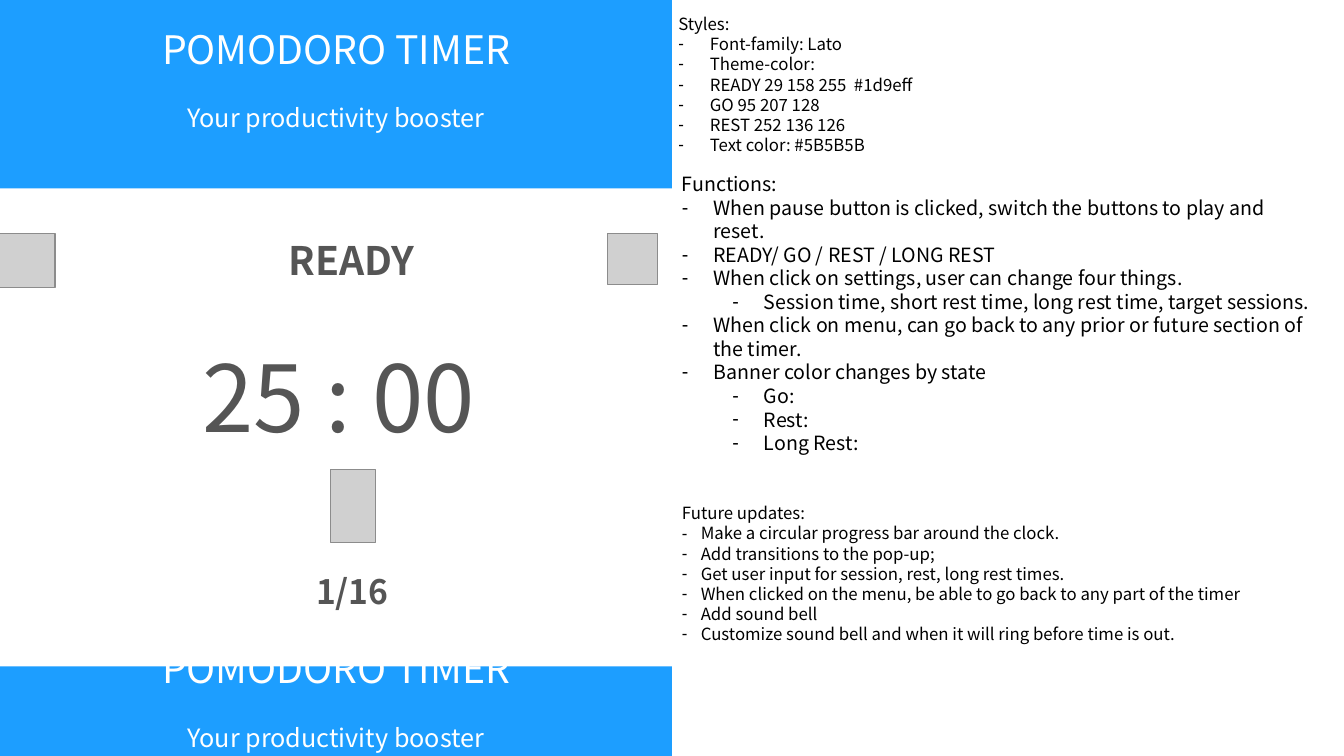
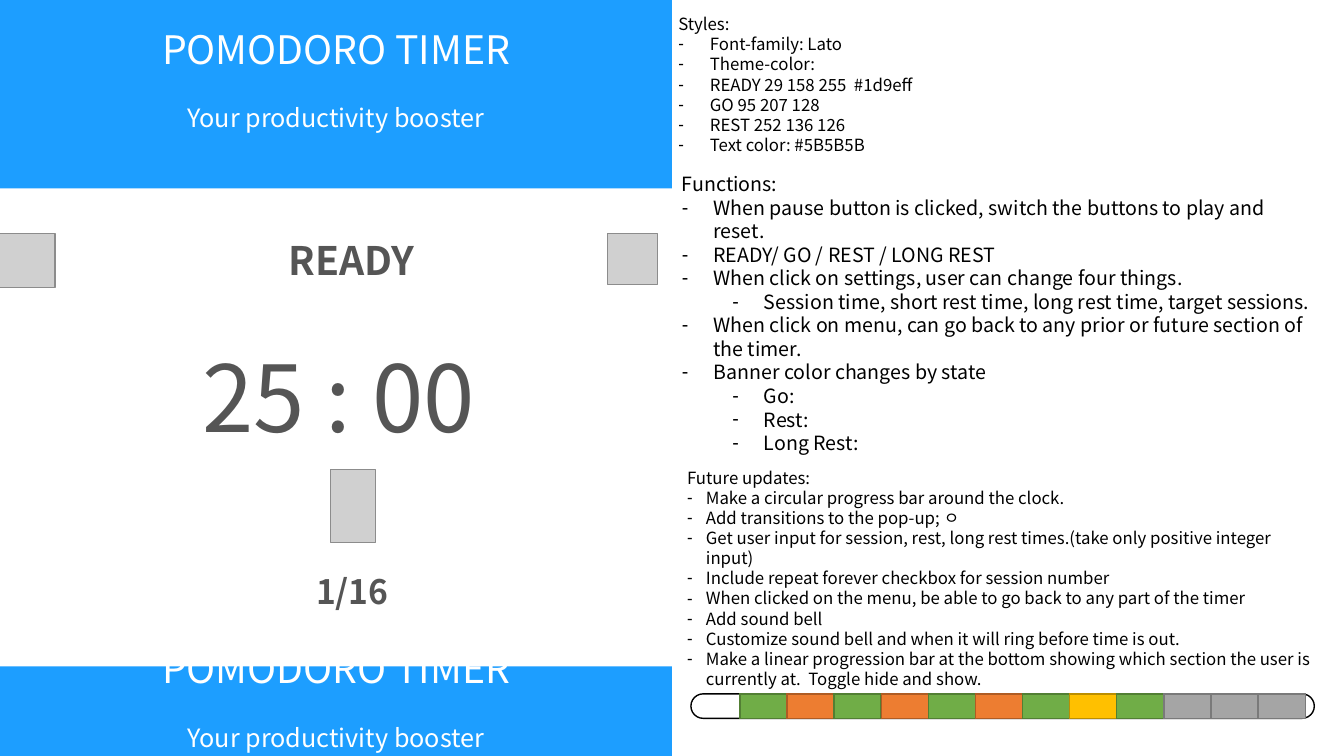
Before and after one commit to sgi105/pomodoro, a slide deck: slide 1 of design/design.pptx. Drawn at 1344x756 pixels with LibreOffice and Linux fonts; fonts in the diff are those of the drawing; grey boxes stand for pictures; background and template pictures are left out. Boxes give left, top, right and bottom in pixels: in the first picture for what was removed or moved away, otherwise in the second. Text is boxed around its words. In the diff, an @@ line names an element or a change of style, - is before the commit and + after.

```diff
--- a/design/design.pptx
+++ b/design/design.pptx
@@ text "Future updates:": place and size @@
-text "Future updates:" at bbox=[682, 505, 1240, 645]
+text "Future updates:" at bbox=[687, 470, 1309, 690]
@@ text at bbox=[706, 507, 1271, 588]: text changed @@
-– Add transitions to the pop-up;
-– Get user input for session, rest, long rest times.
+– Add transitions to the pop-up; ㅇ
+– Get user input for session, rest, long rest times.(take only positive integer input)
+– Include repeat forever checkbox for session number
@@ text at bbox=[706, 648, 1309, 690]: paragraph added @@
+– Make a linear progression bar at the bottom showing which section the user is currently at. Toggle hide and show.
@@ rounded rectangle added at bbox=[691, 694, 1314, 718], outline #000000 1 pt @@
@@ rectangle added at bbox=[740, 694, 787, 718], fill #70AD47, outline #538035 1 pt @@
@@ rectangle added at bbox=[787, 694, 835, 718], fill #ED7D31, outline #AF5C24 1 pt @@
@@ rectangle added at bbox=[834, 694, 881, 718], fill #70AD47, outline #538035 1 pt @@
@@ rectangle added at bbox=[881, 694, 929, 718], fill #ED7D31, outline #AF5C24 1 pt @@
@@ rectangle added at bbox=[929, 694, 976, 718], fill #70AD47, outline #538035 1 pt @@
@@ rectangle added at bbox=[976, 694, 1023, 718], fill #ED7D31, outline #AF5C24 1 pt @@
@@ rectangle added at bbox=[1022, 694, 1070, 718], fill #70AD47, outline #538035 1 pt @@
@@ rectangle added at bbox=[1070, 694, 1117, 718], fill #FFC000, outline #BD8E00 1 pt @@
@@ rectangle added at bbox=[1117, 694, 1165, 718], fill #70AD47, outline #538035 1 pt @@
@@ rectangle added at bbox=[1165, 694, 1212, 718], fill #A5A5A5, outline #7A7A7A 1 pt @@
@@ rectangle added at bbox=[1211, 694, 1258, 718], fill #A5A5A5, outline #7A7A7A 1 pt @@
@@ rectangle added at bbox=[1258, 694, 1306, 718], fill #A5A5A5, outline #7A7A7A 1 pt @@
```
Also in this commit, not shown: 1 other slide changed, 1 slide added, 4 other files.
